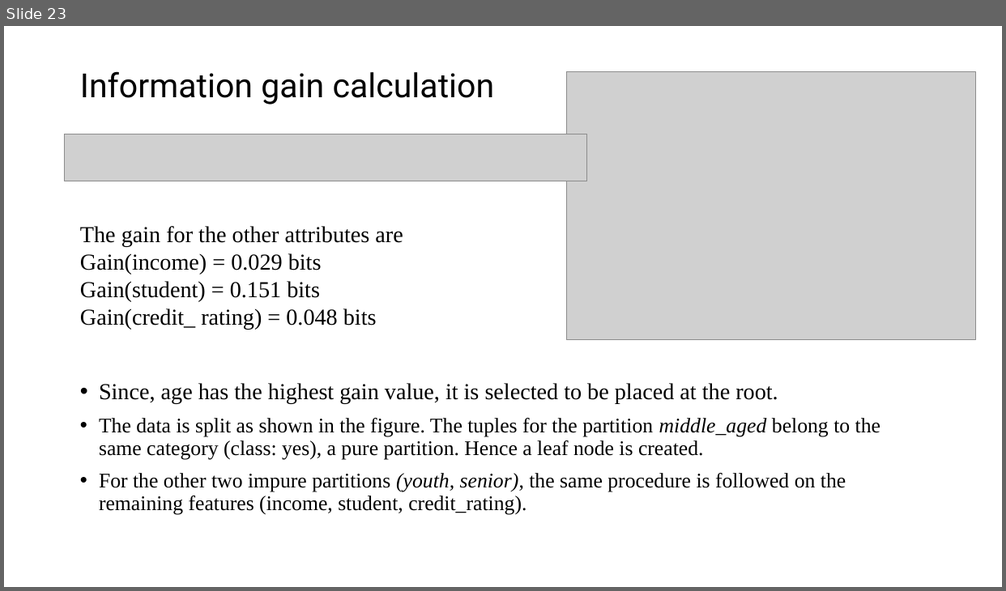
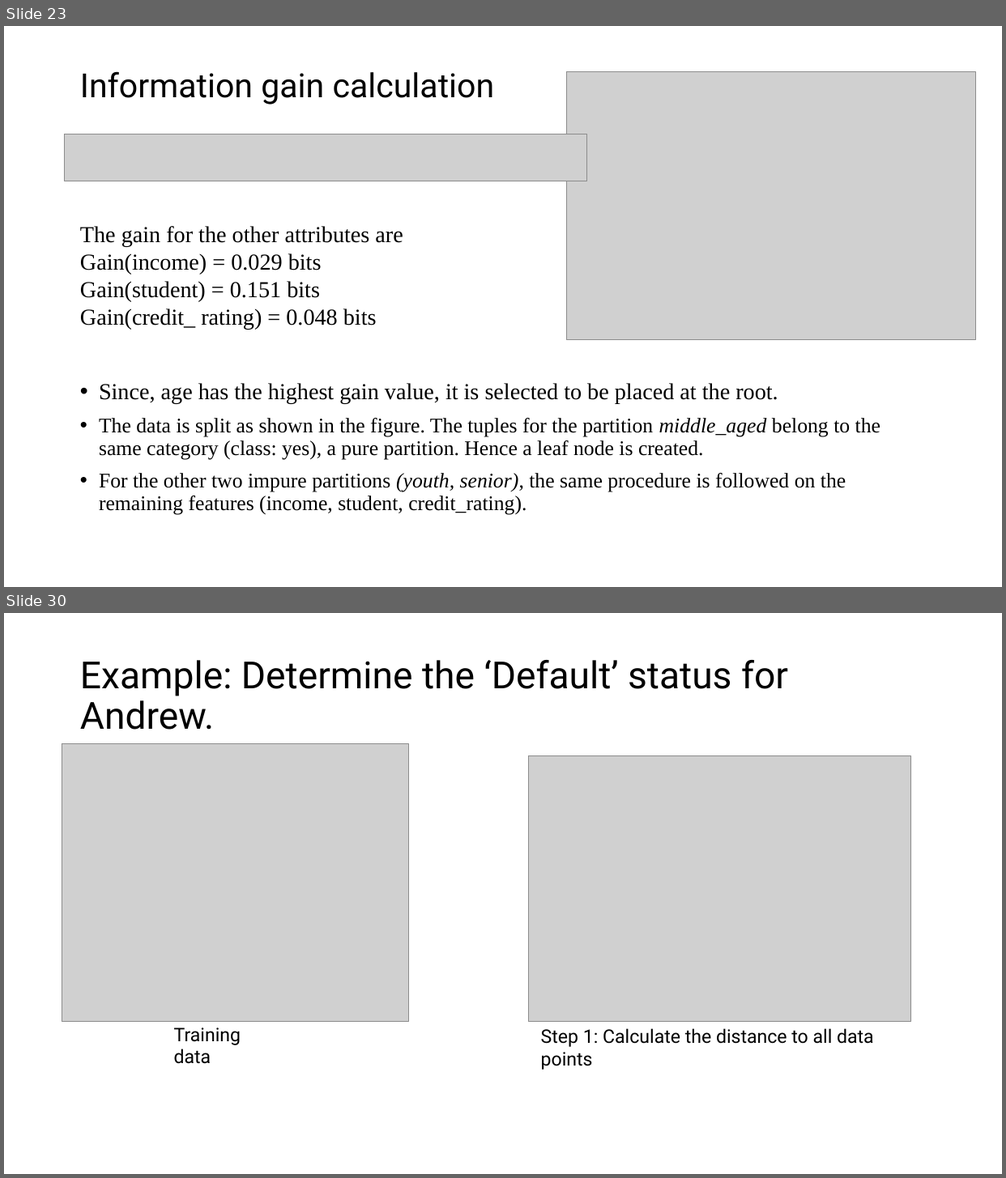
Before and after one commit to gurungdipen/FDS-2024, a slide deck: Modeling.pptx. Shown one above the other, each under a label of ours: slide 23 before the commit, slides 23 and 30 after it; the slides between them are not shown. The pictures are 1006x591 and 1006x1178 pixels, drawn with LibreOffice and Linux fonts; fonts in the diff are those of the drawing; grey boxes stand for pictures. Boxes give left, top, right and bottom in pixels: in the first picture for what was removed or moved away, otherwise in the second. Text is boxed around its words. In the diff, an @@ line names an element or a change of style, - is before the commit and + after.

```diff
--- a/Modeling.pptx
+++ b/Modeling.pptx
@@ slide 30 added at box(4, 613, 1002, 1174), background #FFFFFF @@
@@ title added at box(80, 660, 788, 730), 36 pt, text #000000 @@
+Example: Determine the ‘Default’ status for Andrew.
@@ picture added at box(62, 744, 409, 1022) @@
@@ picture added at box(529, 756, 910, 1022) @@
@@ text added at box(174, 1028, 241, 1064), 18 pt, text #000000 @@
+Training data
@@ text added at box(541, 1029, 874, 1070), 18 pt, text #000000 @@
+Step 1: Calculate the distance to all data points
```
Also in this commit, not shown: 7 other slides added.
